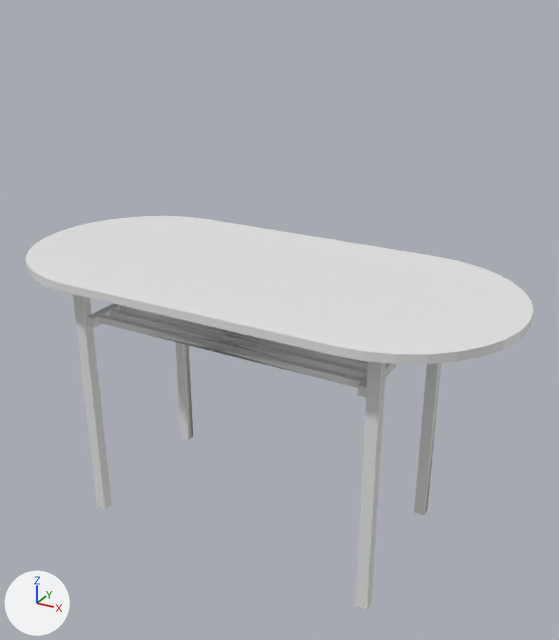
Two versions of the FBX model Assets/CityHallTable2.fbx, one commit apart.
Rendered twice from a camera (50 mm lens) standing at (1.31, -2.23, 1.97) and looking at (0.08, 0.01, 0.85). Lighting does not change. The marker at lower left points along +X, +Y and +Z. Where no turn or scale is listed for an object, it has been applied to the vertices. Vertices at the same position are counted once.
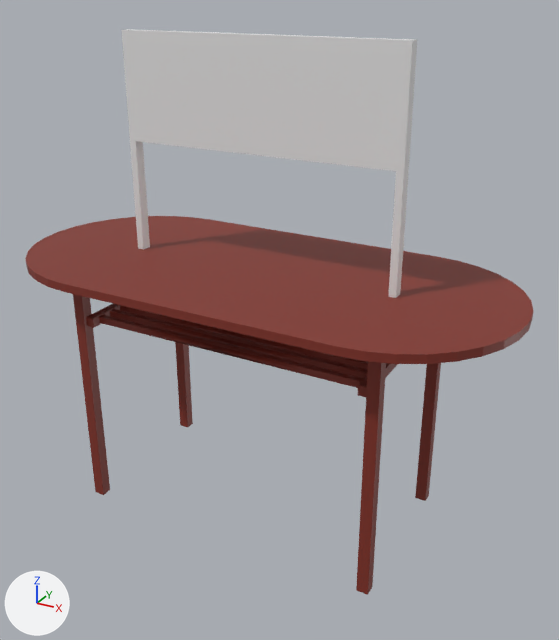
The newer file is also turned or shifted as a whole; pictures and numbers use the older file's frame.

Location of each change, (x1, y1, x2, y2) in pixels of the pictures (559 x 640 px; the box of a moved part takes in the faces that stretch with it):
'Cylinder.003', recoloured
    both: (25, 216, 533, 364)
'Table2Panel', added
    after: (121, 29, 417, 298)
'Cylinder.002', reshaped
    before: (73, 294, 441, 611)
    after: (73, 294, 441, 595)
part 1 of me_cylinder_004, moved or reshaped
    before: (356, 362, 386, 611)
    after: (356, 362, 386, 595)
part 2 of me_cylinder_004, moved or reshaped
    before: (414, 363, 441, 515)
    after: (415, 363, 441, 501)
part 3 of me_cylinder_004, moved or reshaped
    before: (73, 294, 112, 509)
    after: (73, 294, 110, 495)
part 4 of me_cylinder_004, moved or reshaped
    before: (175, 342, 193, 440)
    after: (175, 342, 193, 428)
part 5 of me_cylinder_004, recoloured (white to red)
    both: (86, 304, 398, 397)

The change, as a diff of the scene's bpy script:
```diff
--- a/Assets/CityHallTable2.fbx.py
+++ b/Assets/CityHallTable2.fbx.py
@@ mat_tablemat @@
+mat_tablemat = principled_material('TableMat')
+mat_tablemat.base_color = (0.227, 0.031, 0.019)  # red #833126
@@ mat_panelmat @@
+mat_panelmat = principled_material('PanelMat')
+mat_panelmat.base_color = (0.8, 0.8, 0.8)  # white #e7e7e7
@@ me_cylinder_004 @@
 # used by ob_cylinder_002; location = (0.0, 0.0, 0.0)
 # before: 7 (0.594, -0.313, 0.0) at pixel (366, 610), 11 (0.552, -0.313, 0.0) at pixel (355, 606), 18 (0.594, -0.273, 0.0) at pixel (371, 603), 19 (0.552, -0.273, 0.0)
 # before: 9 (0.594, 0.313, 0.0) at pixel (427, 509), 10 (0.552, 0.313, 0.0), 16 (0.552, 0.273, 0.0) at pixel (414, 512), 17 (0.594, 0.273, 0.0) at pixel (424, 515)
 # before: 63 (-0.594, -0.313, 0.0) at pixel (97, 506), 67 (-0.552, -0.313, 0.0) at pixel (105, 509), 74 (-0.594, -0.273, 0.0), 75 (-0.552, -0.273, 0.0) at pixel (111, 504)
 # before: 65 (-0.594, 0.313, 0.0), 66 (-0.552, 0.313, 0.0) at pixel (193, 436), 72 (-0.552, 0.273, 0.0) at pixel (188, 440), 73 (-0.594, 0.273, 0.0) at pixel (181, 438)
-me_cylinder_004.from_pydata(...)  # 144 vertices, 124 faces; spans x -0.594..0.594, y -0.313..0.313, z 0.0..1.0
+me_cylinder_004.from_pydata(...)  # 144 vertices, 124 faces; spans x -0.594..0.594, y -0.313..0.313, z 0.07..1.0
+# me_cylinder_004 part 1
+for i in [7, 11, 18, 19]: me_cylinder_004.vertices[i].co += Vector((0.0, 0.0, 0.07))
+# me_cylinder_004 part 2
+for i in [9, 10, 16, 17]: me_cylinder_004.vertices[i].co += Vector((0.0, 0.0, 0.07))
+# me_cylinder_004 part 3
+for i in [63, 67, 74, 75]: me_cylinder_004.vertices[i].co += Vector((0.0, 0.0, 0.07))
+# me_cylinder_004 part 4
+for i in [65, 66, 72, 73]: me_cylinder_004.vertices[i].co += Vector((0.0, 0.0, 0.07))
+# me_cylinder_004 part 5: 124 faces spanning x -0.594..0.594, y -0.313..0.313, z 0.07..1.0 switch from no material to mat_tablemat (red #833126)
@@ me_cylinder_005 @@
 me_cylinder_005.from_pydata(...)  # 72 vertices, 40 faces; spans x -0.94..0.94, y -0.44..0.44, z 0.0..0.03
+me_cylinder_005.materials.append(mat_tablemat)  # red #833126
@@ me_cube_003 @@
+me_cube_003.from_pydata(...)  # 24 vertices, 16 faces; spans x -0.521..0.521, y -0.02..0.02, z -0.521..0.261
+me_cube_003.materials.append(mat_panelmat)  # white #e7e7e7
@@ ob_table2panel @@
+ob_table2panel = bpy.data.objects.new('Table2Panel', me_cube_003)
+ob_table2panel.location = (0.0, 0.0, 1.551)
```
